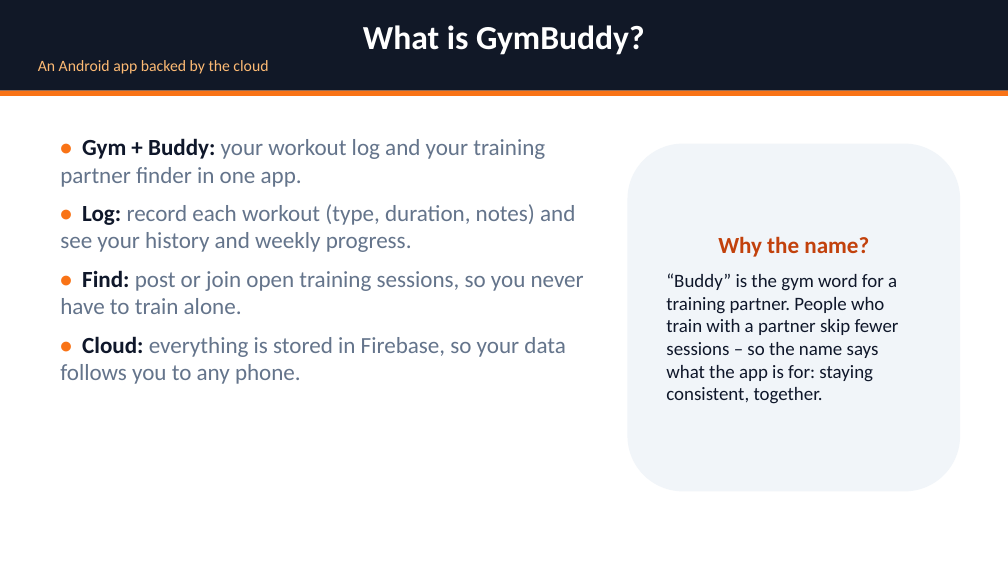
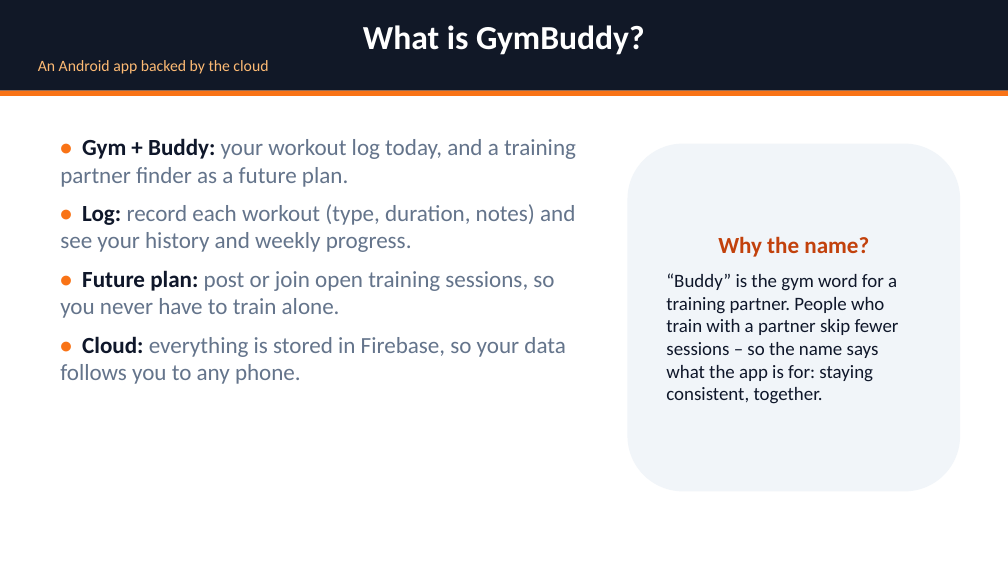
Before and after one commit to Ozodiy/gymbuddy-app, a slide deck: slide 2 of docs/presentation/GymBuddy_Lab1_Presentation.pptx. Drawn at 1008x567 pixels with LibreOffice and Linux fonts; fonts in the diff are those of the drawing. Boxes give left, top, right and bottom in pixels: in the first picture for what was removed or moved away, otherwise in the second. Text is boxed around its words. In the diff, an @@ line names an element or a change of style, - is before the commit and + after.

```diff
--- a/docs/presentation/GymBuddy_Lab1_Presentation.pptx
+++ b/docs/presentation/GymBuddy_Lab1_Presentation.pptx
@@ text at [60,138,576,187]: text changed @@
-• Gym + Buddy: your workout log and your training partner finder in one app.
+• Gym + Buddy: your workout log today, and a training partner finder as a future plan.
@@ text at [60,270,554,318]: text changed @@
-• Find: post or join open training sessions, so you never have to train alone.
+• Future plan: post or join open training sessions, so you never have to train alone.
```
Also in this commit, not shown: 3 other slides changed, 1 other file.
